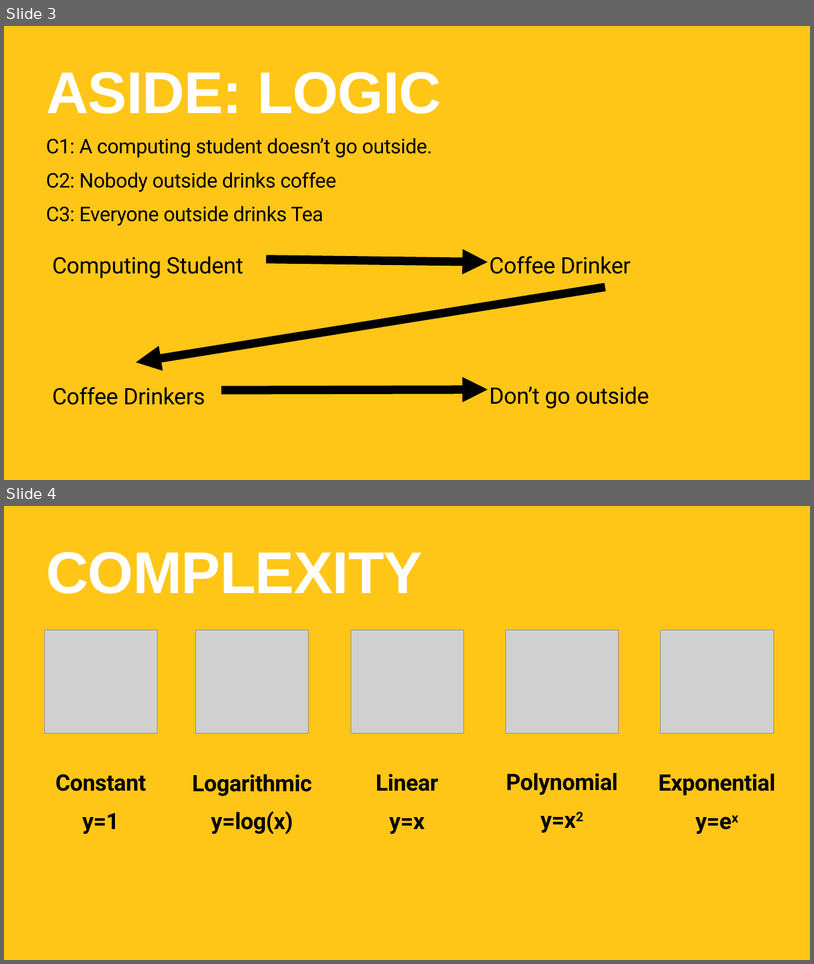
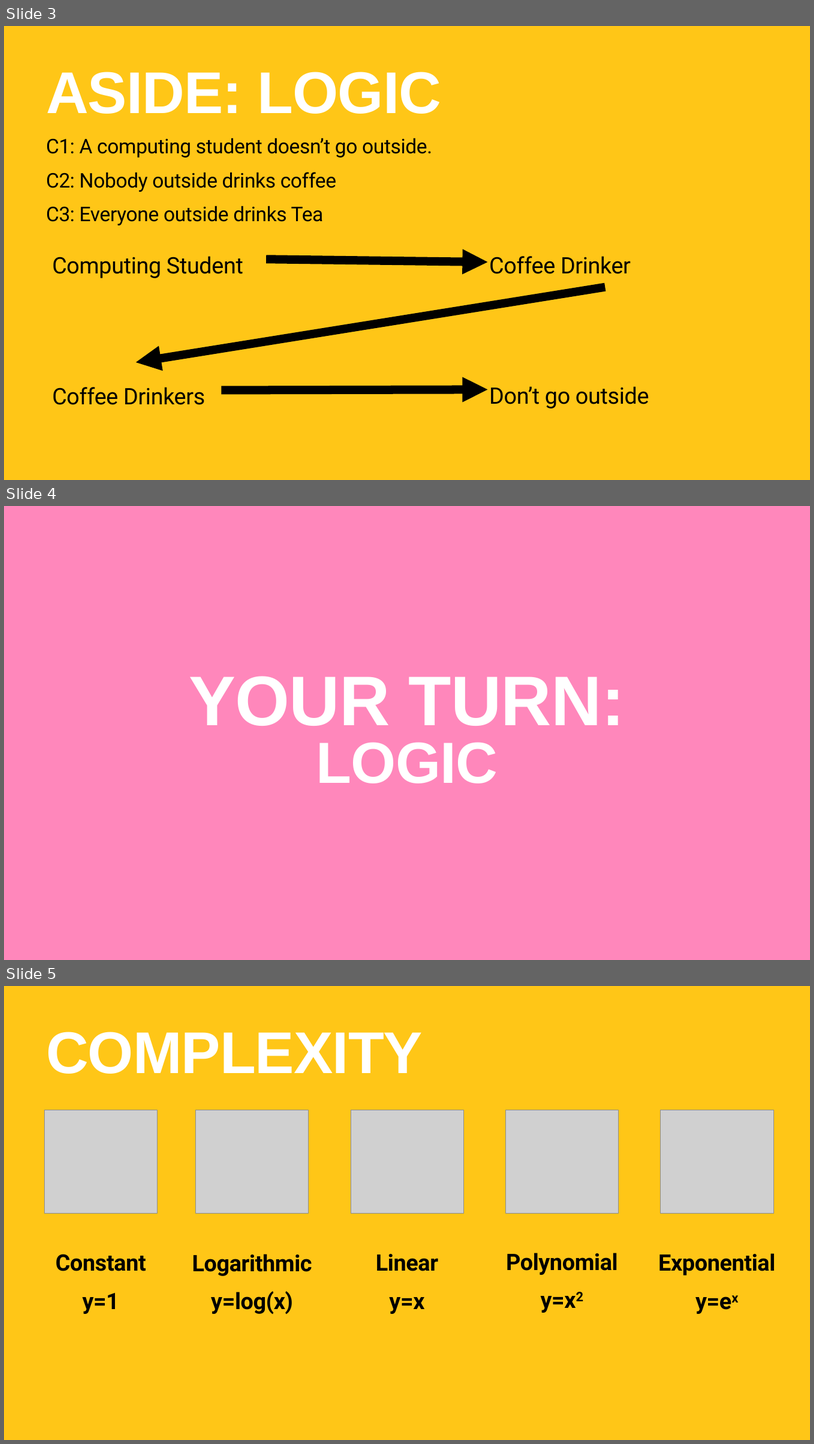
Before and after one commit to TommyWoodley/teaching, a slide deck: ALevel/BigO/BigOPresentation.pptx. Shown one above the other, each under a label of ours: slides 3 and 4 before the commit, slides 3, 4 and 5 after it. The pictures are 814x964 and 814x1444 pixels, drawn with LibreOffice and Linux fonts; fonts in the diff are those of the drawing; grey boxes stand for pictures. Boxes give left, top, right and bottom in pixels: in the first picture for what was removed or moved away, otherwise in the second. Text is boxed around its words. In the diff, an @@ line names an element or a change of style, - is before the commit and + after.

```diff
--- a/ALevel/BigO/BigOPresentation.pptx
+++ b/ALevel/BigO/BigOPresentation.pptx
@@ slide 4 added at box(4, 506, 810, 960), background #FF87BB @@
@@ text added at box(189, 676, 625, 783), 167 pt, text #FFFFFF, bold @@
+YOUR TURN:
+LOGIC
@@ what was slide 4 is now slide 5 @@
```
Also in this commit, not shown: 2 other slides added, 3 other files.
